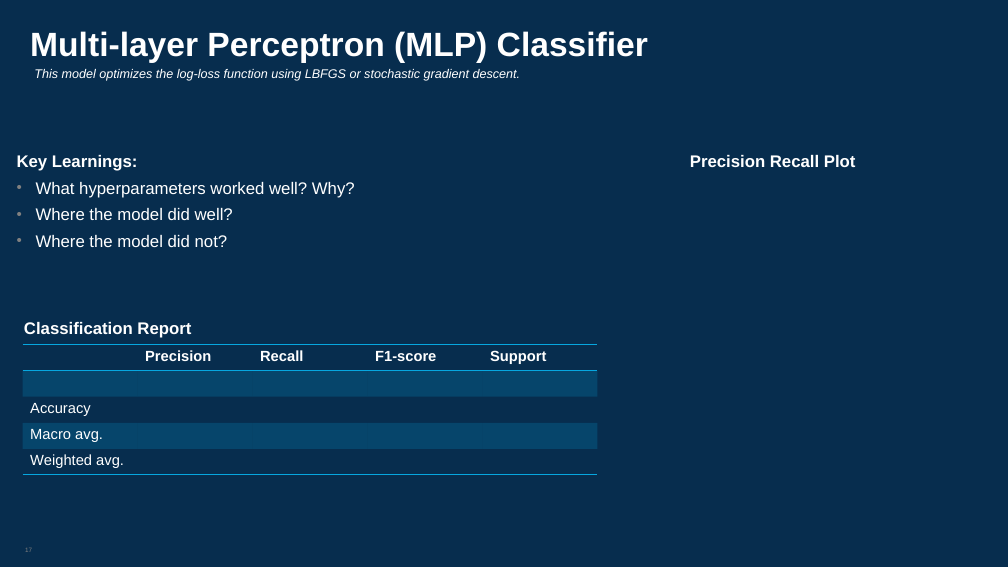
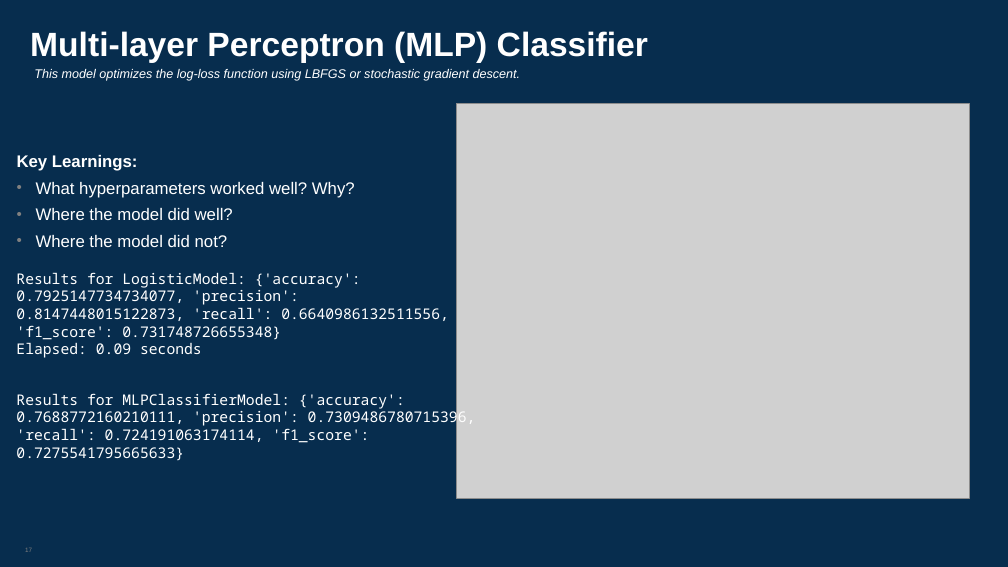
Before and after one commit to tahirbags/cs410_project, a slide deck: slide 17 of docs/cs410 final project_v1.pptx. Drawn at 1008x567 pixels with LibreOffice and Linux fonts; fonts in the diff are those of the drawing; grey boxes stand for pictures. Boxes give left, top, right and bottom in pixels: in the first picture for what was removed or moved away, otherwise in the second. Text is boxed around its words. In the diff, an @@ line names an element or a change of style, - is before the commit and + after.

```diff
--- a/docs/cs410 final project_v1.pptx
+++ b/docs/cs410 final project_v1.pptx
@@ picture added at (x1=457, y1=103, x2=969, y2=498) @@
@@ text removed at (x1=690, y1=155, x2=856, y2=167) @@
-Precision Recall Plot
@@ text added at (x1=16, y1=272, x2=449, y2=358), 14 pt, text #FFFFFF @@
+Results for LogisticModel: {'accuracy': 0.7925147734734077, 'precision': 0.8147448015122873, 'recall': 0.6640986132511556, 'f1_score': 0.731748726655348}
+Elapsed: 0.09 seconds
@@ text removed at (x1=24, y1=322, x2=191, y2=338) @@
-Classification Report
@@ table removed at (x1=23, y1=345, x2=597, y2=475), 5 rows, 5 columns @@
- | Precision | Recall | F1-score | Support
- |  |  |  | 
-Accuracy |  |  |  | 
-Macro avg. |  |  |  | 
-Weighted avg. |  |  |  | 
@@ text added at (x1=16, y1=393, x2=476, y2=461), 14 pt, text #FFFFFF @@
+Results for MLPClassifierModel: {'accuracy': 0.7688772160210111, 'precision': 0.7309486780715396, 'recall': 0.724191063174114, 'f1_score': 0.7275541795665633}
```
Also in this commit, not shown: 9 other slides changed.
